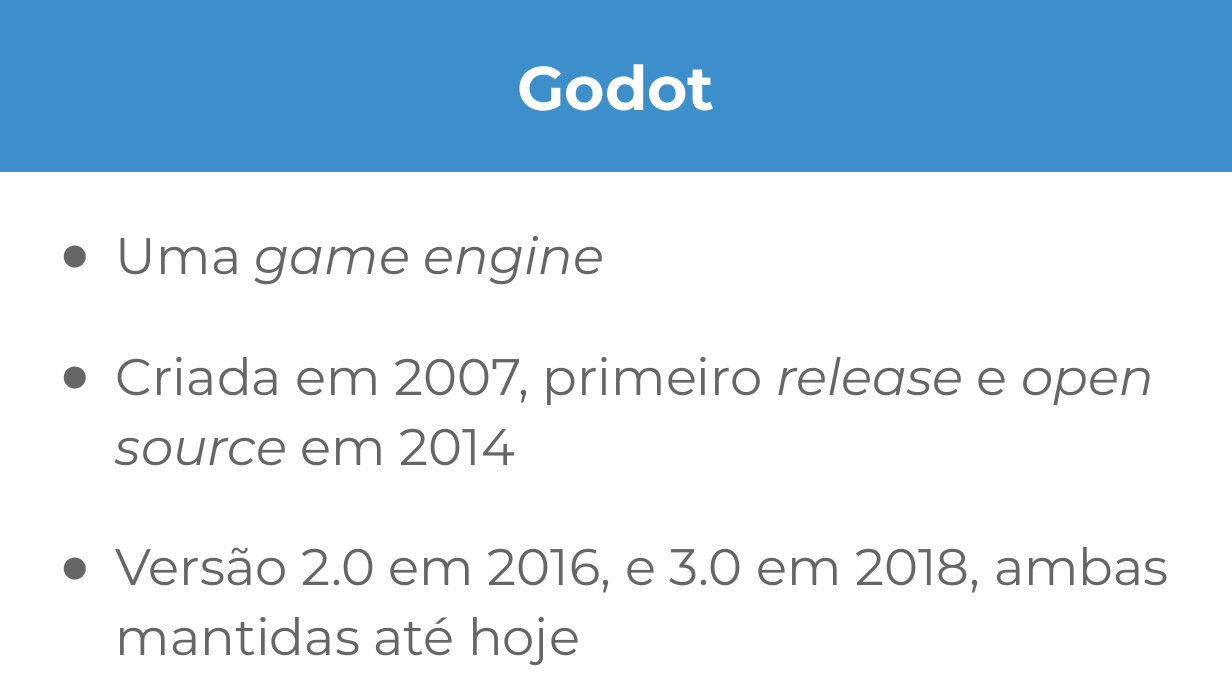
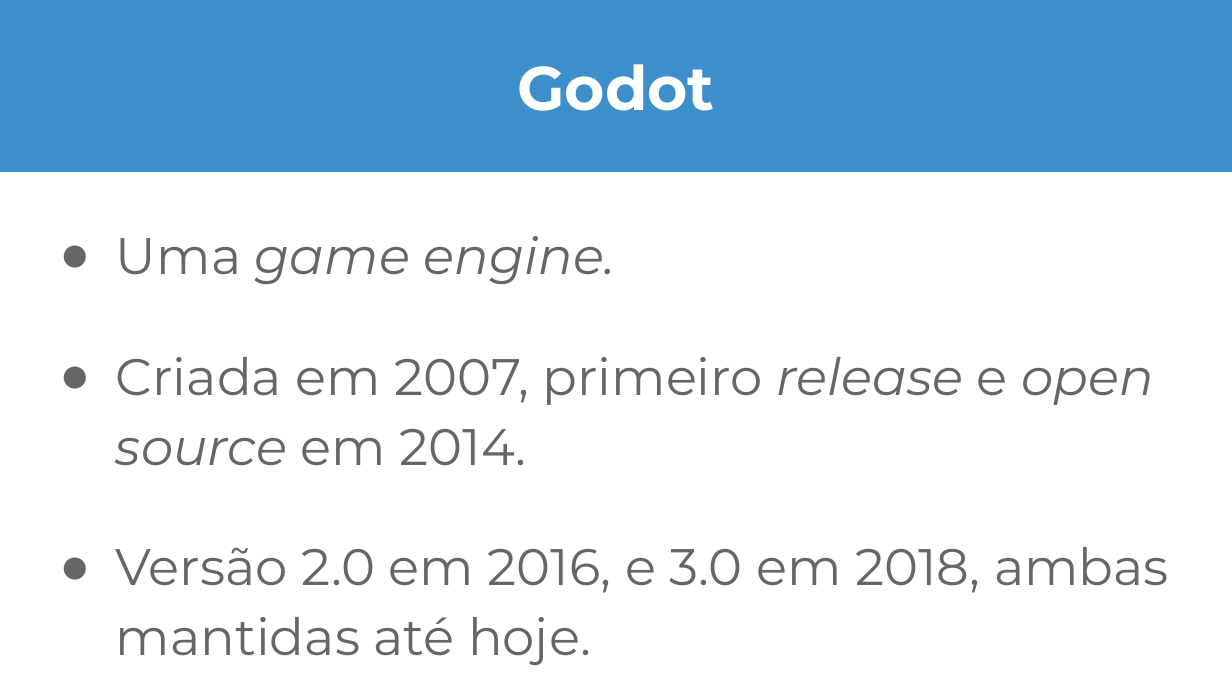
Before and after one commit to LuizGyro/mac0352-2019, a slide deck: slide 3 of ep4-VictorAraujo-LuizGirotto/Apresentação_ EP4 (MAC0352).pptx. Drawn at 1232x693 pixels with LibreOffice and Linux fonts; fonts in the diff are those of the drawing. Boxes give left, top, right and bottom in pixels: in the first picture for what was removed or moved away, otherwise in the second. Text is boxed around its words. In the diff, an @@ line names an element or a change of style, - is before the commit and + after.

Commit message:
New presentation version

```diff
--- a/ep4-VictorAraujo-LuizGirotto/Apresentação_ EP4 (MAC0352).pptx
+++ b/ep4-VictorAraujo-LuizGirotto/Apresentação_ EP4 (MAC0352).pptx
@@ text at <box>116,236,1169,665</box>: text changed @@
-● Uma game engine
-● Criada em 2007, primeiro release e open source em 2014
-● Versão 2.0 em 2016, e 3.0 em 2018, ambas mantidas até hoje
+● Uma game engine.
+● Criada em 2007, primeiro release e open source em 2014.
+● Versão 2.0 em 2016, e 3.0 em 2018, ambas mantidas até hoje.
```
Also in this commit, not shown: 8 other slides changed, 2 slides added, 1 other file.
